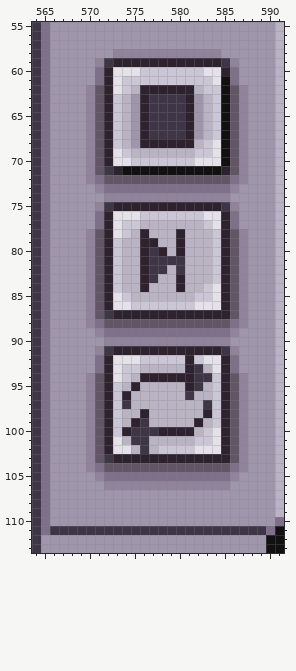
Pixel-art file -- games/Phaser-Snake-Game/public/assets/sprites/spaceBoyBase.aseprite. The first picture shows the starting point.
640x360 pixels, 1 frame. Colours within 5 levels of each other are drawn and written as one. Shown: x 564..591, y 55..113.
New version:
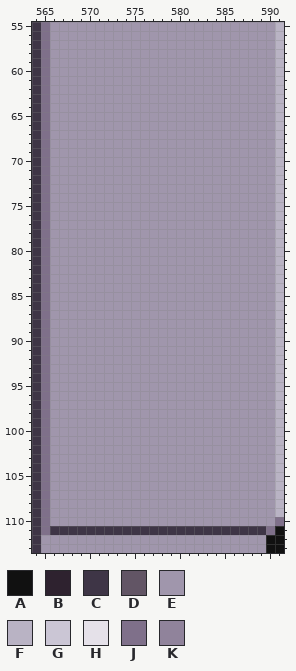
Palette (. is transparent): A #111111  B #2e222f  C #3e3546  D #625565  E #a096ac  F #b9b3c4  G #cbc6d5  H #e5e1e9  J #7f708a  K #90839b
Change:
layer "media buttons" now hidden
y 58: x 573..584 KKKKKKKKKKKK -> EEEEEEEEEEEE
y 59: x 571..586 KCBBBBBBBBBBBBCK -> EEEEEEEEEEEEEEEE
y 60: x 571..586 JBHHHGGGGGGGHHBJ -> EEEEEEEEEEEEEEEE
y 61: x 571..586 JBHGGGGGGGGGGHAJ -> EEEEEEEEEEEEEEEE
y 62: x 570..587 KDBHGFBBBBBBFGGADK -> EEEEEEEEEEEEEEEEEE
y 63..67: x 570..574 KDBGF -> EEEEE; x 576..581 BCCCCB -> EEEEEE; x 583..587 FGADK -> EEEEE
y 68: x 570..574 KDBGF -> EEEEE; x 576..587 BBBBBBFGHADK -> EEEEEEEEEEEE
y 69: x 570..587 KDBHGFFFFFFFGGHADK -> EEEEEEEEEEEEEEEEEE
y 70: x 570..587 KDBHHGGGGGGGHHHADK -> EEEEEEEEEEEEEEEEEE
y 71: x 570..587 KDCBAAAAAAAAAAABDK -> EEEEEEEEEEEEEEEEEE
y 72: x 570..587 KJDDDDDDDDDDDDDDJK -> EEEEEEEEEEEEEEEEEE
y 73: x 571..586 KJJJJJJJJJJJJJJK -> EEEEEEEEEEEEEEEE
y 74: x 572..585 KKKKKKKKKKKKKK -> EEEEEEEEEEEEEE
y 75: x 571..586 KCBBBBBBBBBBBBCK -> EEEEEEEEEEEEEEEE
y 76: x 571..586 JBHHHGGGGGGGHHBJ -> EEEEEEEEEEEEEEEE
y 77: x 571..586 JBHGGFFFFFFFGHBJ -> EEEEEEEEEEEEEEEE
y 78: x 570..587 KDBHGFBFFFBFFFGBDK -> EEEEEEEEEEEEEEEEEE
y 79: x 570..587 KDBGFFBBFFBFFFGBDK -> EEEEEEEEEEEEEEEEEE
y 80: x 570..587 KDBGFFBCBFBFFFGBDK -> EEEEEEEEEEEEEEEEEE
y 81: x 570..587 KDBGFFBCCCCFFFGBDK -> EEEEEEEEEEEEEEEEEE
y 82: x 570..587 KDBGFFBCCFCFFFGBDK -> EEEEEEEEEEEEEEEEEE
y 83: x 570..587 KDBGFFBCFFBFFFGBDK -> EEEEEEEEEEEEEEEEEE
y 84: x 570..587 KDBGFFBFFFBFFGHBDK -> EEEEEEEEEEEEEEEEEE
y 85: x 570..587 KDBHGFFFFFFFGGHBDK -> EEEEEEEEEEEEEEEEEE
y 86: x 570..587 KDBHHGGGGGGGHHHBDK -> EEEEEEEEEEEEEEEEEE
y 87: x 570..587 KDCBBBBBBBBBBBBBDK -> EEEEEEEEEEEEEEEEEE
y 88: x 570..587 KJDDDDDDDDDDDDDDJK -> EEEEEEEEEEEEEEEEEE
y 89: x 571..586 KJJJJJJJJJJJJJJK -> EEEEEEEEEEEEEEEE
y 90: x 572..585 KKKKKKKKKKKKKK -> EEEEEEEEEEEEEE
y 91: x 571..586 KCBBBBBBBBBBBBCK -> EEEEEEEEEEEEEEEE
y 92: x 571..586 JBHHHGGGGGBGHHBJ -> EEEEEEEEEEEEEEEE
y 93: x 571..586 JBHGGFFFFFBCFHBJ -> EEEEEEEEEEEEEEEE
y 94: x 570..587 KDBHGFBBBBBBCCGBDK -> EEEEEEEEEEEEEEEEEE
y 95: x 570..587 KDBGFBFFFFFBCFGBDK -> EEEEEEEEEEEEEEEEEE
y 96: x 570..587 KDBGBFFFFFFCFFGBDK -> EEEEEEEEEEEEEEEEEE
y 97: x 570..587 KDBGCFFFFFFFFCGBDK -> EEEEEEEEEEEEEEEEEE
y 98: x 570..587 KDBGFFBFFFFFFBGBDK -> EEEEEEEEEEEEEEEEEE
y 99: x 570..587 KDBGFBCFFFFFBFGBDK -> EEEEEEEEEEEEEEEEEE
y 100: x 570..587 KDBGBCCCBBBBFGHBDK -> EEEEEEEEEEEEEEEEEE
y 101: x 570..587 KDBHFCCFFFFFGGHBDK -> EEEEEEEEEEEEEEEEEE
y 102: x 570..587 KDBHHFCFGGGGHHHBDK -> EEEEEEEEEEEEEEEEEE
y 103: x 570..587 KDCBBBBBBBBBBBBBDK -> EEEEEEEEEEEEEEEEEE
y 104: x 570..587 KJDDDDDDDDDDDDDDJK -> EEEEEEEEEEEEEEEEEE
y 105: x 571..586 KJJJJJJJJJJJJJJK -> EEEEEEEEEEEEEEEE
y 106: x 572..585 KKKKKKKKKKKKKK -> EEEEEEEEEEEEEE
